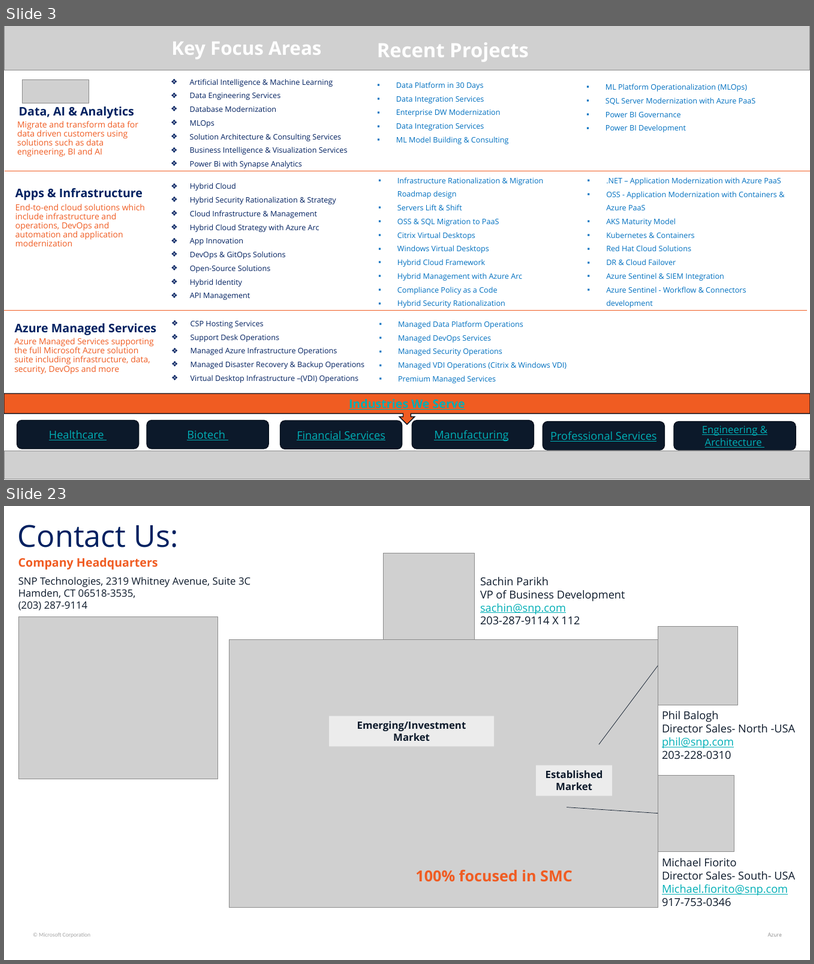
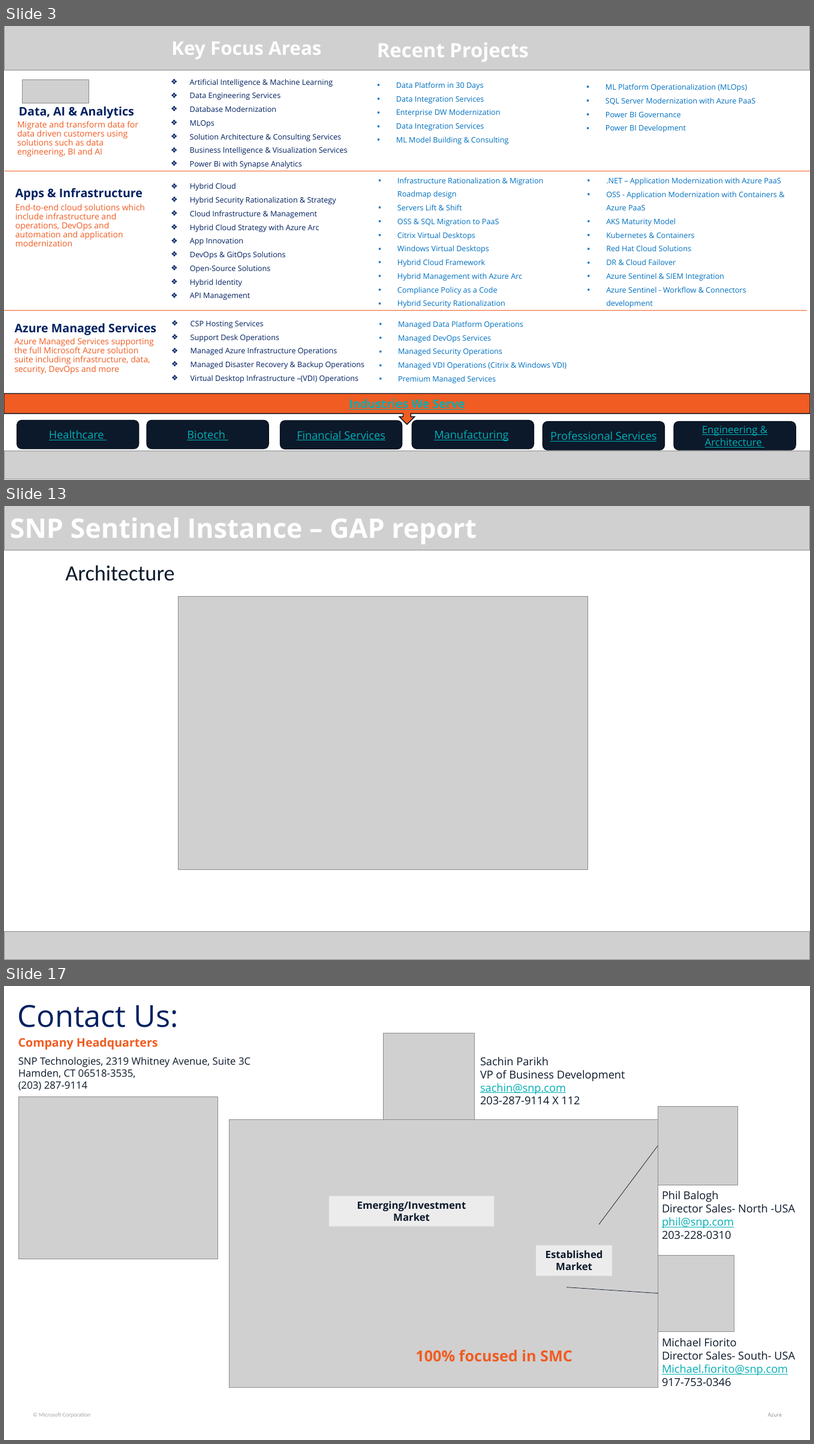
Before and after one commit to Dathasai1234/Personal-Notes, a slide deck: Archive/Presentations/Presentation-2/Virtual Network Gateways.pptx. Shown one above the other, each under a label of ours: slides 3 and 23 before the commit, slides 3, 13 and 17 after it; the slides between them are not shown. The pictures are 814x964 and 814x1444 pixels, drawn with LibreOffice and Linux fonts; fonts in the diff are those of the drawing; grey boxes stand for pictures. Boxes give left, top, right and bottom in pixels: in the first picture for what was removed or moved away, otherwise in the second. Text is boxed around its words. In the diff, an @@ line names an element or a change of style, - is before the commit and + after.

Commit message:
vault backup: Saturday, 22-06-2024, 10:44 pm
Affected files:
Archive/Presentations/Presentation-2/Virtual Network Gateways.pptx
Security/Sentinel/Logging to Sentinel.md
Security/Sentinel/Presentation - Sentinel Deployment.md
Security/Sentinel/Sentinel - Plural Sight.docx
Security/Sentinel/Sentinel.docx

```diff
--- a/Archive/Presentations/Presentation-2/Virtual Network Gateways.pptx
+++ b/Archive/Presentations/Presentation-2/Virtual Network Gateways.pptx
@@ slide 13 added at (4, 506, 810, 960), background #FFFFFF @@
@@ picture added at (4, 506, 810, 550) @@
@@ text added at (10, 517, 477, 544), 32 pt, text #FFFFFF, bold @@
+SNP Sentinel Instance – GAP report
@@ text added at (65, 565, 174, 581), 25.9 pt, text #0C192A @@
+Architecture
@@ picture added at (178, 596, 588, 870) @@
@@ picture added at (4, 931, 810, 960) @@
@@ what was slide 23 is now slide 17 @@
```
Also in this commit, not shown: 1 slide changed, 11 other slides added, 18 slides removed, 4 other files.
